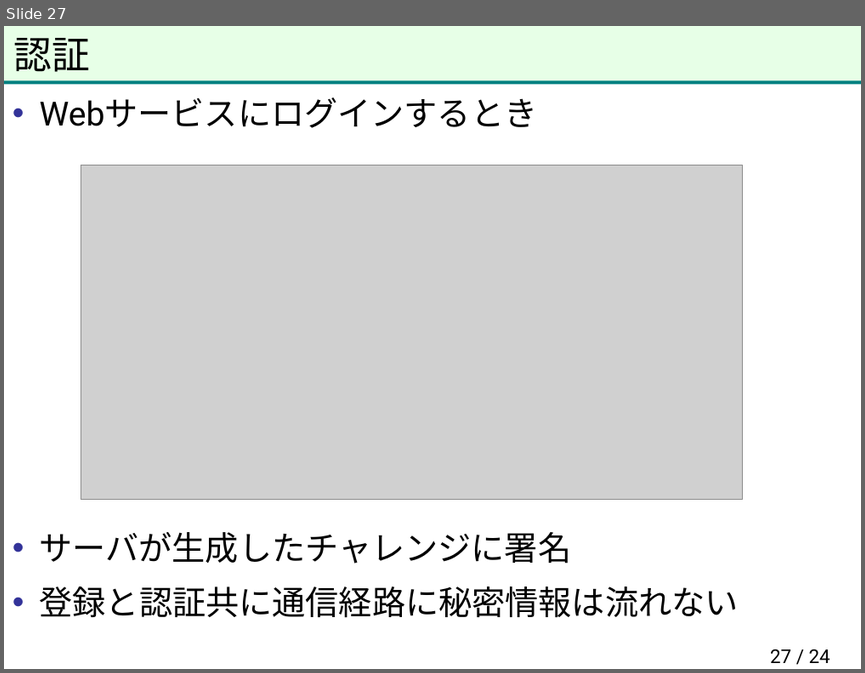
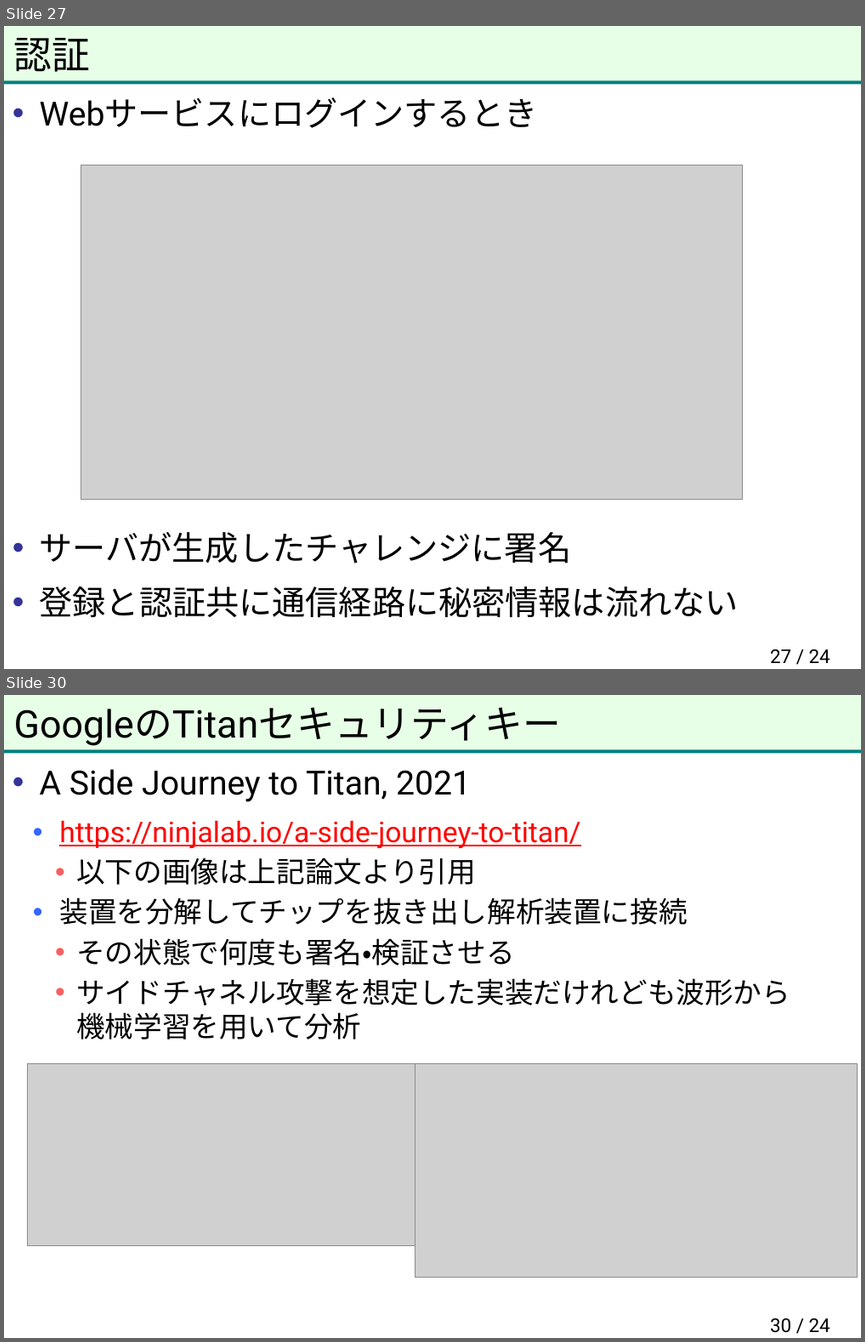
Before and after one commit to herumi/anninbon, a slide deck: lec/anninbon7.pptx. Shown one above the other, each under a label of ours: slide 27 before the commit, slides 27 and 30 after it; the slides between them are not shown. The pictures are 865x673 and 865x1342 pixels, drawn with LibreOffice and Linux fonts; fonts in the diff are those of the drawing; grey boxes stand for pictures; background and template pictures are left out. Boxes give left, top, right and bottom in pixels: in the first picture for what was removed or moved away, otherwise in the second. Text is boxed around its words. In the diff, an @@ line names an element or a change of style, - is before the commit and + after.

```diff
--- a/lec/anninbon7.pptx
+++ b/lec/anninbon7.pptx
@@ slide 30 added at [4,695,861,1338], background #FFFFFF; not listed: 2 template elements that a slide beside it also shows @@
@@ title added at [14,707,562,746], 32 pt, text #000000 @@
+GoogleのTitanセキュリティキー
@@ text added at [40,769,790,1039], 24 pt, text #000000 @@
+• A Side Journey to Titan, 2021
+  • https://ninjalab.io/a-side-journey-to-titan/
+    • 以下の画像は上記論文より引用
+  • 装置を分解してチップを抜き出し解析装置に接続
+    • その状態で何度も署名・検証させる
+    • サイドチャネル攻撃を想定した実装だけれども波形から
+      機械学習を用いて分析
@@ picture added at [28,1063,454,1246] @@
@@ picture added at [415,1063,857,1276] @@
@@ page number added at [770,1318,830,1333], 16 pt, text #000000 @@
+30 / 24
```
Also in this commit, not shown: 11 other slides added.
